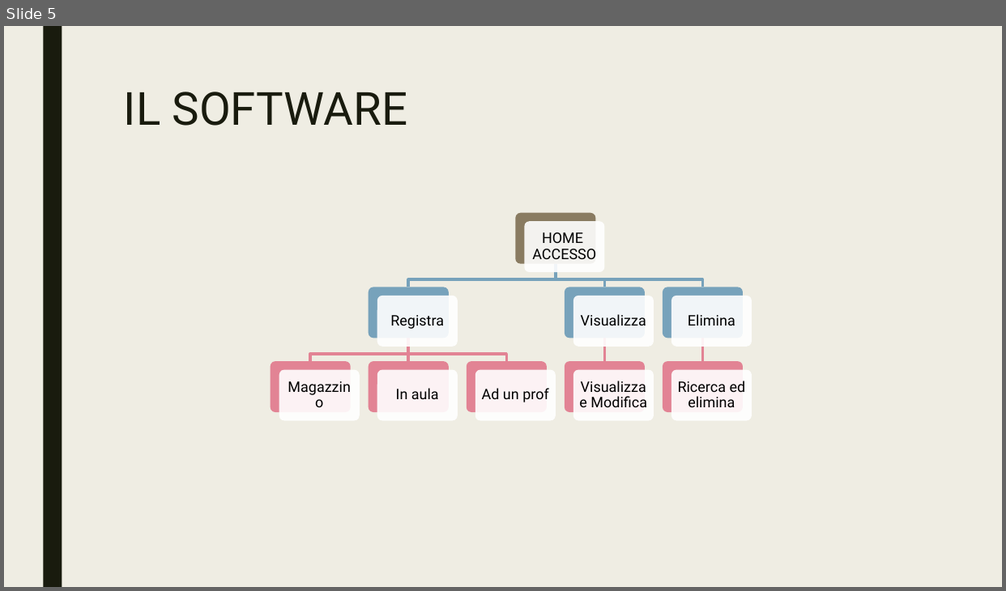
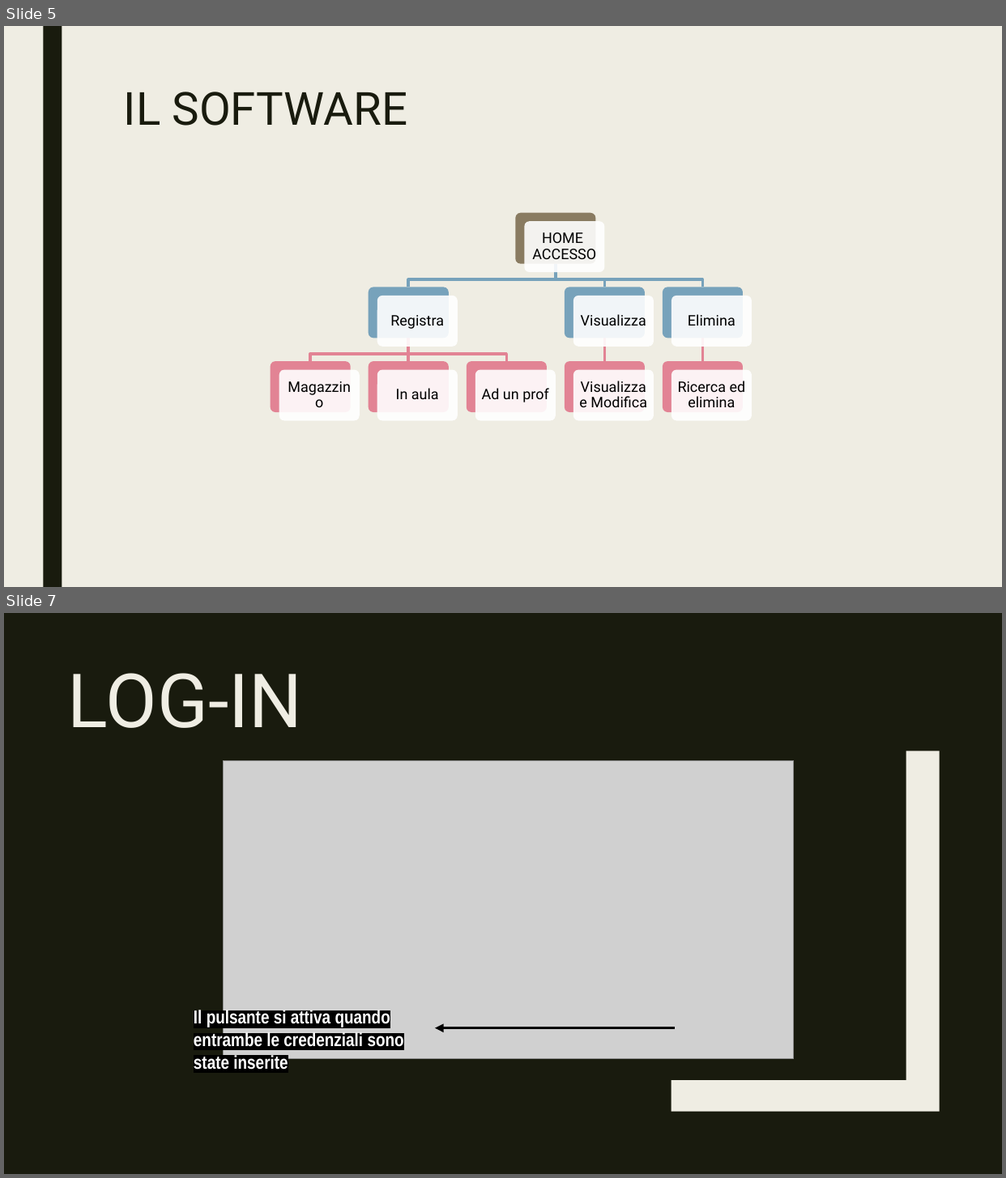
Before and after one commit to CamagniR/GestioneProgetto, a slide deck: DOCUMENTAZIONE/Presentazione GestioneProgetto.pptx. Shown one above the other, each under a label of ours: slide 5 before the commit, slides 5 and 7 after it; the slides between them are not shown. The pictures are 1006x591 and 1006x1178 pixels, drawn with LibreOffice and Linux fonts; fonts in the diff are those of the drawing; grey boxes stand for pictures. Boxes give left, top, right and bottom in pixels: in the first picture for what was removed or moved away, otherwise in the second. Text is boxed around its words. In the diff, an @@ line names an element or a change of style, - is before the commit and + after.

```diff
--- a/DOCUMENTAZIONE/Presentazione GestioneProgetto.pptx
+++ b/DOCUMENTAZIONE/Presentazione GestioneProgetto.pptx
@@ slide 7 added at [4, 613, 1002, 1174], background #191B0E @@
@@ title added at [68, 673, 303, 728], 72 pt, text #EFEDE3 @@
+LOG-IN
@@ freeform shape added at [671, 751, 940, 1112], fill #EFEDE3 @@
@@ picture added at [224, 760, 794, 1059] @@
@@ text added at [194, 1008, 404, 1070], 18 pt, text #FFFFFF, bold @@
+Il pulsante si attiva quando entrambe le credenziali sono state inserite
@@ arrow added from (675, 1029) to (435, 1029), #000000 2.75 pt @@
```
Also in this commit, not shown: 5 other slides added, 2 slides removed, 13 other files.
